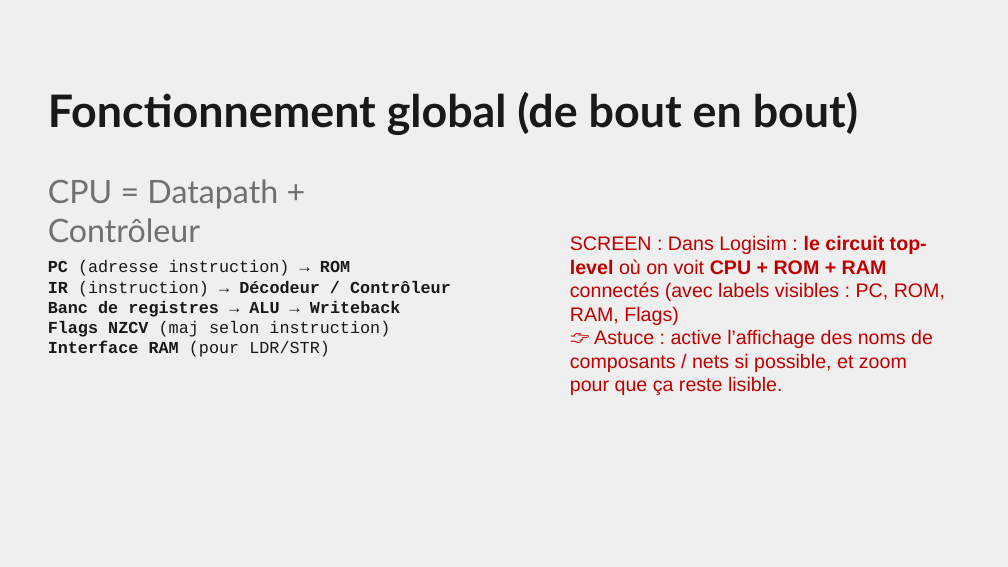
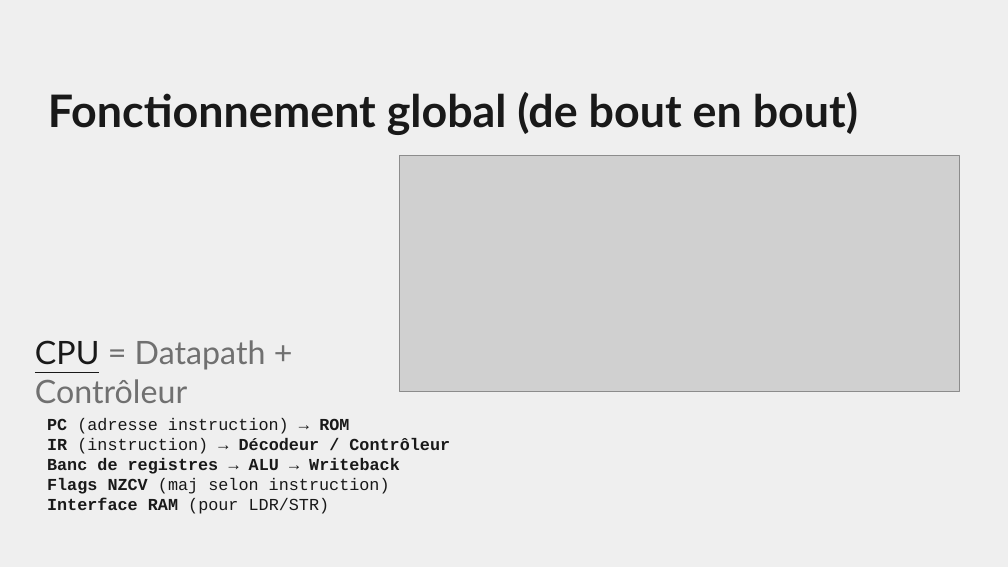
Before and after one commit to Eliotsk-hub/PARM, a slide deck: slide 4 of SoutenancePARM.pptx. Drawn at 1008x567 pixels with LibreOffice and Linux fonts; fonts in the diff are those of the drawing; grey boxes stand for pictures; background and template pictures are left out. Boxes give left, top, right and bottom in pixels: in the first picture for what was removed or moved away, otherwise in the second. Text is boxed around its words. In the diff, an @@ line names an element or a change of style, - is before the commit and + after.

```diff
--- a/SoutenancePARM.pptx
+++ b/SoutenancePARM.pptx
@@ picture added at (x1=399, y1=156, x2=960, y2=392) @@
@@ text removed at (x1=570, y1=235, x2=945, y2=395) @@
-SCREEN : Dans Logisim : le circuit top-level où on voit CPU + ROM + RAM connectés (avec labels visibles : PC, ROM, RAM, Flags)
-👉 Astuce : active l’affichage des noms de composants / nets si possible, et zoom pour que ça reste lisible.
@@ title "CPU = Datapath + Contrôleur" moved from (x1=48, y1=179, x2=278, y2=242) to (x1=35, y1=340, x2=266, y2=403) @@
@@ title "CPU = Datapath + Contrôleur" at (x1=35, y1=340, x2=266, y2=403): text colour #707070 to #191919, underline on in "CPU" @@
@@ subtitle "PC (adresse instruction) → ROM" moved from (x1=48, y1=260, x2=451, y2=357) to (x1=47, y1=418, x2=450, y2=514) @@
```
Also in this commit, not shown: 1 other slide changed.
